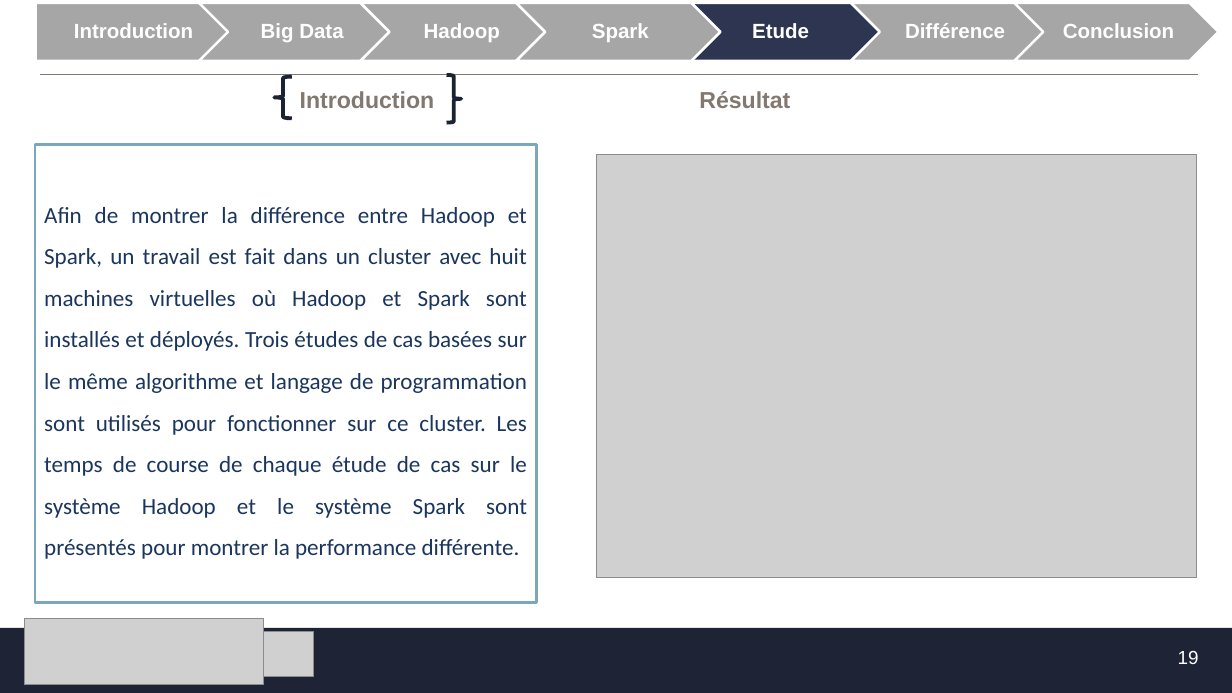
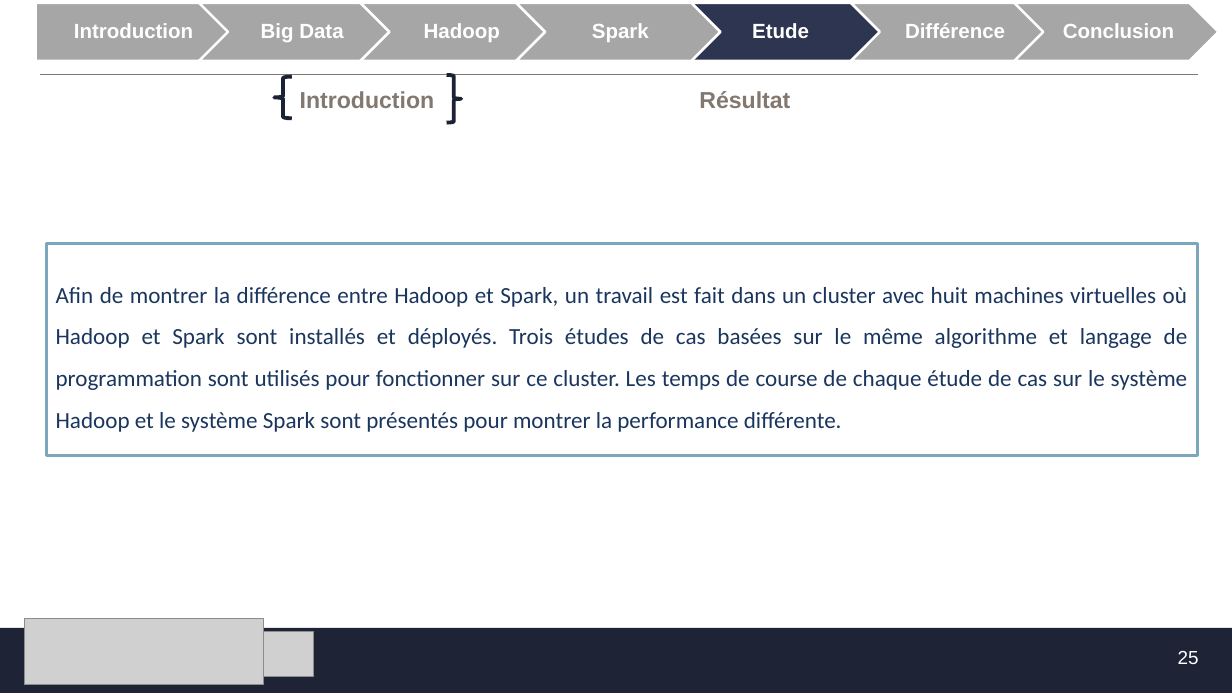
Before and after one commit to MF-13/E-Learning_Platforme, a slide deck: slide 25 of SFE/Présentation_SFE.pptx (slide 19 before the commit). Drawn at 1232x693 pixels with LibreOffice and Linux fonts; fonts in the diff are those of the drawing; grey boxes stand for pictures; background and template pictures are left out. Boxes give left, top, right and bottom in pixels: in the first picture for what was removed or moved away, otherwise in the second. Text is boxed around its words. In the diff, an @@ line names an element or a change of style, - is before the commit and + after.

```diff
--- a/SFE/Présentation_SFE.pptx
+++ b/SFE/Présentation_SFE.pptx
@@ picture removed at <box>596,154,1197,578</box> @@
@@ rectangle "Afin de montrer la différence ...": place and size @@
-rectangle "Afin de montrer la différence ..." at <box>35,144,537,603</box>
+rectangle "Afin de montrer la différence ..." at <box>46,243,1198,456</box>
@@ page number at <box>1178,651,1199,664</box>: text changed @@
-19
+25
```
Also in this commit, not shown: 9 other slides changed, 14 slides added.
